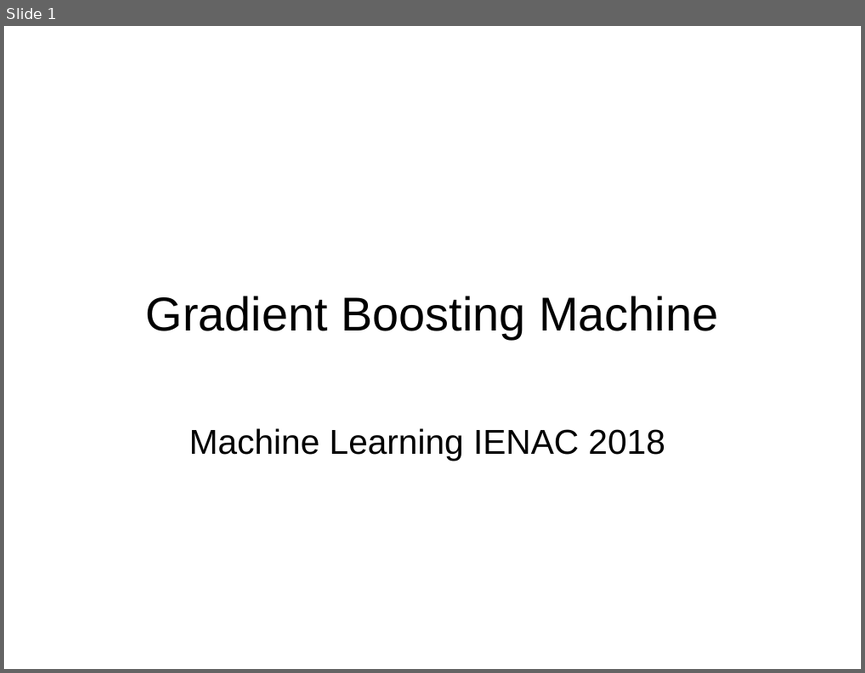
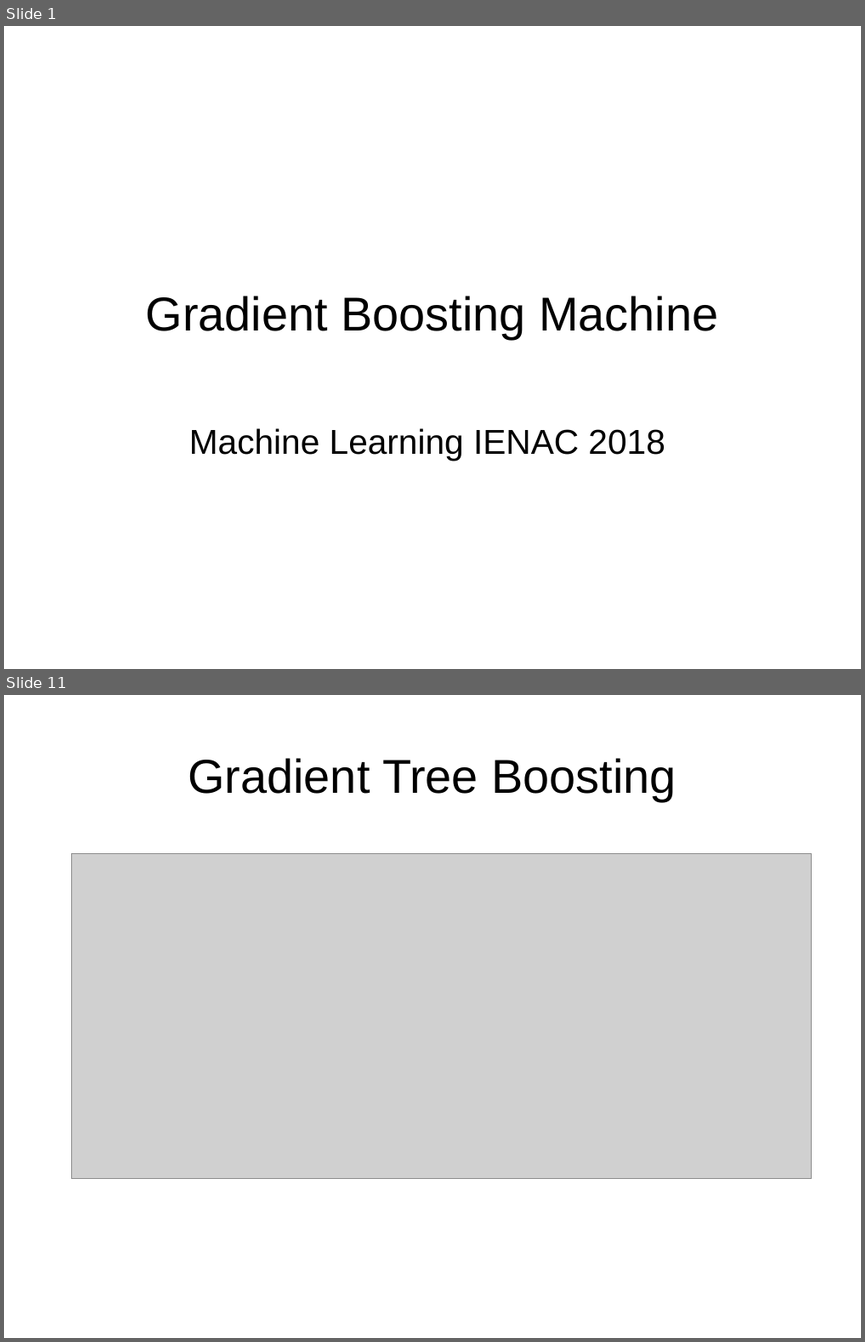
Before and after one commit to kad15/GBM, a slide deck: GBM_kad.odp. Shown one above the other, each under a label of ours: slide 1 before the commit, slides 1 and 11 after it; the slides between them are not shown. The pictures are 865x673 and 865x1342 pixels, drawn with LibreOffice and Linux fonts; fonts in the diff are those of the drawing; grey boxes stand for pictures; background and template pictures are left out. Boxes give left, top, right and bottom in pixels: in the first picture for what was removed or moved away, otherwise in the second. Text is boxed around its words. In the diff, an @@ line names an element or a change of style, - is before the commit and + after.

```diff
--- a/GBM_kad.odp
+++ b/GBM_kad.odp
@@ slide 11 added at (4, 695, 861, 1338), background #FFFFFF @@
@@ title added at (188, 758, 676, 801), 44 pt, text #000000 @@
+Gradient Tree Boosting
@@ picture added at (72, 854, 812, 1179) @@
```
Also in this commit, not shown: 10 other slides added, 3 slides removed.
